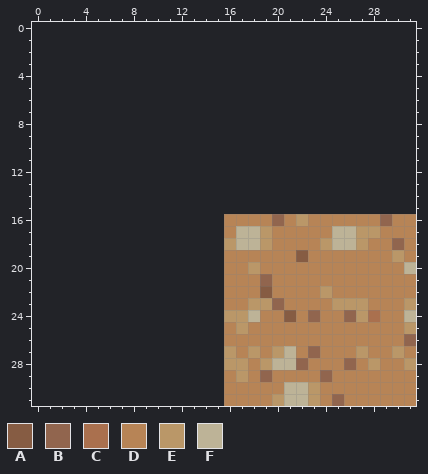
Pixel-art file, stored at Assets/Sprites/DesertTile3.aseprite. The picture above is the old version.
16x16 pixels, 1 frame. Colours within 5 levels of each other are drawn and written as one. The old version is drawn lined up with the new one, on the new canvas.
Palette (. is transparent): A #865c43  B #91654e  C #aa704e  D #b78456  E #ba9768  F #bdb397
Pixels before, first column x 16:
16 DDDDBDEDDDDDDBDD
17 DFFEDDDDDFFEEDDD
18 EFFEDDDDEFFEDDBD
19 DDDDDDADDDDDDDED
20 DDEDDDDDDDDDDDDF
21 DDDBDDDDDDDDDDDD
22 DDDADDDDEDDDDDDD
23 DDEEBDDDDEEEDDDE
24 EEFDDADBDDBECDDF
25 DEDDDDDDDDDDDDDE
26 DDDDDDDDDDDDDDDB
27 EDEDEFDBDDDEDDED
28 EEDEFFBDDDBDEDDE
29 DEDBDDDDBDDDDDDD
30 DDDDDFFEDDDDDDDD
31 DDDDEFFEDBDDDDDD
After the commit:
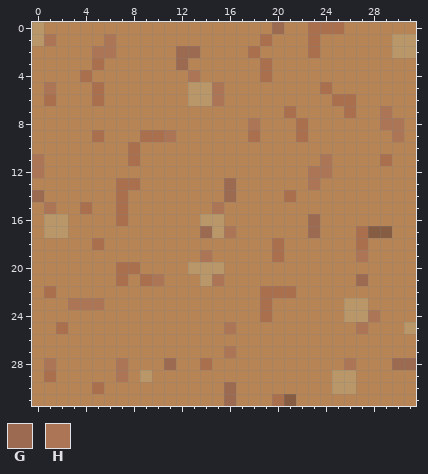
Colours new in this view: G #9b6a50  H #ac7656
Changes in this commit:
canvas 16x16 -> 32x32, the old top-left corner now at 16,16
y 0: x 0..31 ................................ -> EDDDDDDDDDDDDDDDDDDDGDDCCCDDDDDD
y 1: x 0..31 ................................ -> EHDDDDHDDDDDDDDDDDDCDDDCDDDDDDEE
y 2: x 0..31 ................................ -> DDDDDHHDDDDDGGDDDDCDDDDCDDDDDDEE
y 3: x 0..31 ................................ -> DDDDDCDDDDDDGDDDDDDCDDDDDDDDDDDD
y 4: x 0..31 ................................ -> DDDDCDDDDDDDDHDDDDDCDDDDDDDDDDDD
y 5: x 0..31 ................................ -> DHDDDCDDDDDDDEEHDDDDDDDDCDDDDDDD
y 6: x 0..31 ................................ -> DCDDDCDDDDDDDEEHDDDDDDDDDCCDDDDD
y 7: x 0..31 ................................ -> DDDDDDDDDDDDDDDDDDDDDCDDDDCDDHDD
y 8: x 0..31 ................................ -> DDDDDDDDDDDDDDDDDDHDDDCDDDDDDHHD
y 9: x 0..31 ................................ -> DDDDDCDDDCCHDDDDDDCDDDCDDDDDDDHD
y 10: x 0..31 ................................ -> DDDDDDDDCDDDDDDDDDDDDDDDDDDDDDDD
y 11: x 0..31 ................................ -> HDDDDDDDCDDDDDDDDDDDDDDDHDDDDCDD
y 12: x 0..31 ................................ -> HDDDDDDDDDDDDDDDDDDDDDDHHDDDDDDD
y 13: x 0..31 ................................ -> DDDDDDDCCDDDDDDDGDDDDDDHDDDDDDDD
y 14: x 0..31 ................................ -> GDDDDDDCDDDDDDDDGDDDDCDDDDDDDDDD
y 15: x 0..31 ................................ -> DHDDCDDCDDDDDDDHDDDDDDDDDDDDDDDD
y 16: x 0..15 ................ -> DEEDDDDCDDDDDDEE; x 20 B -> D; x 22..23 ED -> DG; x 29 B -> D
y 17: x 0..19 ................DFFE -> DEEDDDDDDDDDDDGEHDDD; x 23 D -> G; x 25..29 FFEED -> DDCAA
y 18: x 0..20 ................EFFED -> DDDDDCDDDDDDDDDDDDDDC; x 24..27 EFFE -> DDDC; x 30 B -> D
y 19: x 0..15 ................ -> DDDDDDDDDDDDDDHD; x 20 D -> C; x 22 A -> D; x 27 D -> H; x 30 E -> D
y 20: x 0..15 ................ -> DDDDDDDCCDDDDEEE; x 18 E -> D; x 31 F -> D
y 21: x 0..15 ................ -> DDDDDDDCDCHDDDEH; x 19 B -> D; x 27 D -> G
y 22: x 0..15 ................ -> DCDDDDDDDDDDDDDD; x 19..21 ADD -> CCC; x 24 E -> D
y 23: x 0..15 ................ -> DDDHHHDDDDDDDDDD; x 18..20 EEB -> DCD; x 25 E -> D; x 31 E -> D
y 24: x 0..19 ................EEFD -> DDDDDDDDDDDDDDDDDDDC; x 21 A -> D; x 23 B -> D; x 26 B -> E; x 28 C -> H; x 31 F -> D
y 25: x 0..17 ................DE -> DDCDDDDDDDDDDDDDHD; x 27 D -> H
y 26: x 0..15 ................ -> DDDDDDDDDDDDDDDD; x 31 B -> D
y 27: x 0..16 ................E -> DDDDDDDDDDDDDDDDH; x 18 E -> D; x 20..21 EF -> DD; x 23 B -> D; x 27 E -> D; x 30 E -> D
y 28: x 0..17 ................EE -> DHDDDDDHDDDGDDCDDD; x 19..22 EFFB -> DDDD; x 26 B -> H; x 28 E -> D; x 30..31 DE -> GG
y 29: x 0..15 ................ -> DCDDDDDHDEDDDDDD; x 17 E -> D; x 19 B -> D; x 24..26 BDD -> DEE
y 30: x 0..16 ................D -> DDDDDCDDDDDDDDDDG; x 21..23 FFE -> DDD; x 25..26 DD -> EE
y 31: x 0..16 ................D -> DDDDDDDDDDDDDDDDG; x 20..23 EFFE -> CADD; x 25 B -> D
Where, in picture pixels (left, top, right, bottom), the same in both pictures:
changed: (32, 22, 416, 406)
